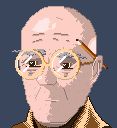
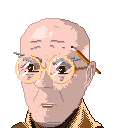
Layer changes from the first 117×128 image to the second:
hid group "1" (1st of 3, in "Wizard") (7 layers) over [11, 6, 112, 128]
painted on "glasses" (1st of 4, in "Wizard" › "1") over [15, 49, 93, 83]
painted on "stubble" (1st of 2, in "Wizard" › "1") over [24, 73, 89, 121]
painted on "pencil" (1st of 2, in "Wizard" › "1") over [71, 39, 108, 73]
painted on "eyebrows" (1st of 2, in "Wizard" › "1") over [12, 49, 87, 63]
painted on "eyes" (1st of 6, in "Wizard" › "1") over [21, 55, 78, 78]
painted on "head" (1st of 2, in "Wizard" › "1") over [18, 6, 103, 127]
painted on "shoulders" (1st of 2, in "Wizard" › "1") over [11, 96, 112, 128]
showed group "2" (1st of 3, in "Wizard") (8 layers) over [11, 6, 112, 128]
painted on "glasses" (2nd of 4, in "Wizard" › "2") over [15, 49, 93, 84]
painted on "stubble" (2nd of 2, in "Wizard" › "2") over [24, 73, 89, 122]
painted on "pencil" (2nd of 2, in "Wizard" › "2") over [71, 39, 108, 74]
painted on "eyebrows" (2nd of 2, in "Wizard" › "2") over [13, 46, 87, 65]
painted on "eyes" (2nd of 6, in "Wizard" › "2") over [21, 55, 78, 79]
added layer "Layer 6" in group "2" over [24, 18, 86, 33]
painted on "head" (2nd of 2, in "Wizard" › "2") over [18, 6, 103, 127]
painted on "shoulders" (2nd of 2, in "Wizard" › "2") over [17, 96, 112, 128]
hid "BG (don't forget to disable)" over [0, 0, 117, 128]
